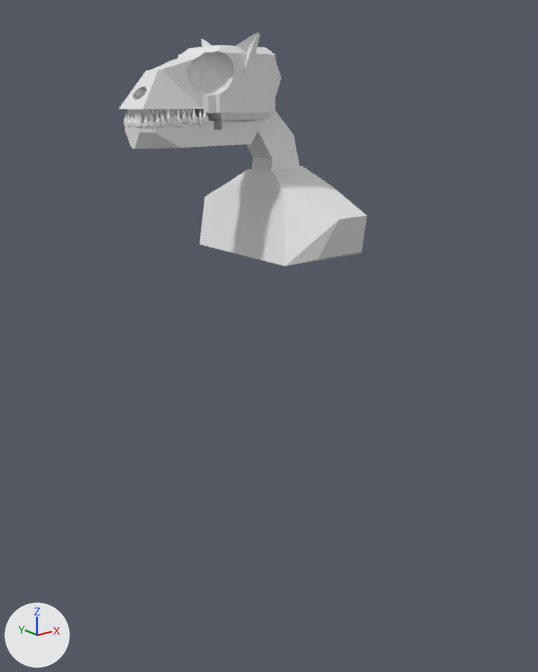
A saved change to the Blender file CatDeity.blend.
Both versions are drawn from a 50 mm camera at (-43.5, -61.2, 43.6) aimed at (-0.2, -7.1, 22.0). The axes (+X, +Y, +Z) are drawn at lower left. The lights are the same throughout. The first picture is the older version.

Objects in the first picture: 'Chest&Neck', 'Lower Skull', 'UpperSkull'.
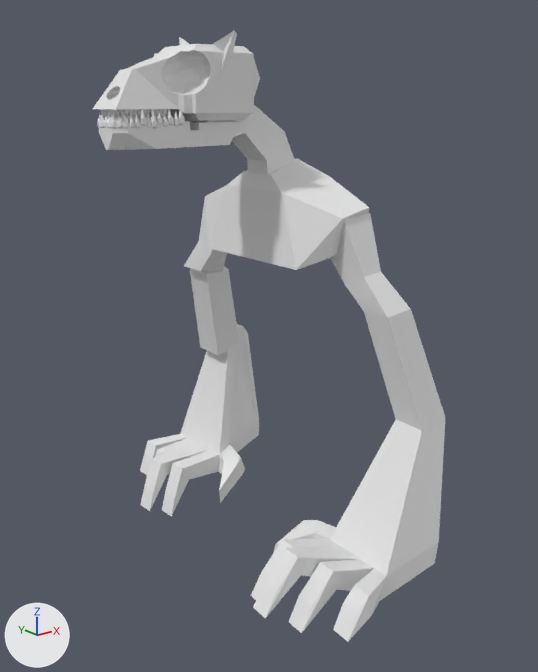
Where the change shows, as pixel boxes (x1, y1, x2, y2) in the pictures (538 x 672 px):
'Arm1(3)', added: after (251, 407, 445, 641)
'Chest&Neck', moved, turned: before (200, 111, 367, 266); after (185, 105, 369, 270)
'UpperSkull', moved: before (119, 32, 281, 121); after (93, 31, 260, 121)
'Arm2(3)', added: after (140, 324, 259, 517)
'Arm1(2)', added: after (364, 309, 445, 430)
'Lower Skull', moved: before (123, 107, 262, 149); after (97, 109, 241, 150)
'Arm1(1)', added: after (330, 213, 410, 318)
'Arm2(2)', added: after (190, 266, 239, 355)
'Arm2(1)', added: after (184, 196, 227, 271)

Diff of the bpy script that builds the scene:
```diff
--- a/CatDeity.blend.py
+++ b/CatDeity.blend.py
@@ me_cube_025 @@
+me_cube_025.from_pydata(...)  # 39 vertices, 33 faces; spans x -1.0..1.26, y -1.0..1.22, z -2.55..1.0
@@ me_cube_024 @@
+me_cube_024.from_pydata(...)  # 36 vertices, 26 faces; spans x -0.72..2.5, y -1.65..1.22, z -6.66..-1.89
@@ me_cube_023 @@
+me_cube_023.from_pydata(...)  # 92 vertices, 86 faces; spans x -10.55..2.5, y -7.13..0.06, z -11.61..-5.73
@@ ob_lower_skull @@
 ob_lower_skull = bpy.data.objects.new('Lower Skull', me_cube_001)
-ob_lower_skull.location = (-3.0, -4.6, 44.8)
+ob_lower_skull.location = (-5.4, -4.6, 44.8)
 ob_lower_skull.rotation_euler = (-0.00521, -0.00968, 0.00595)  # degrees (-0.3, -0.6, 0.3)
@@ ob_upperskull @@
 ob_upperskull = bpy.data.objects.new('UpperSkull', me_cube)
-ob_upperskull.location = (-2.7, -2.0, 47.8)
+ob_upperskull.location = (-5.1, -2.0, 47.8)
 ob_upperskull.rotation_euler = (-1.436, -0.148, -0.187)  # degrees (-82, -8.5, -11)
@@ ob_chest_neck @@
 ob_chest_neck = bpy.data.objects.new('Chest&Neck', me_cube_004)
-ob_chest_neck.location = (3.0, -4.5, 33.0)
+ob_chest_neck.location = (3.5, -4.3, 33.3)
+ob_chest_neck.rotation_euler = (0.0018, -0.202, 0.0201)  # degrees (0.1, -12, 1.2)
 ob_chest_neck.scale = (4.81, 6.84, 3.18)
@@ ob_arm2_1 @@
+ob_arm2_1 = bpy.data.objects.new('Arm2(1)', me_cube_025)
+ob_arm2_1.location = (2.7, 5.0, 30.8)
+ob_arm2_1.rotation_euler = (0.424, 0.0942, 0.000413)  # degrees (24, 5.4, 0)
+ob_arm2_1.scale = (1.63, 2.01, 2.61)
@@ ob_arm2_2 @@
+ob_arm2_2 = bpy.data.objects.new('Arm2(2)', me_cube_024)
+ob_arm2_2.location = (2.5, 4.9, 30.3)
+ob_arm2_2.rotation_euler = (0.457, -0.0941, 0.0)  # degrees (26, -5.4, 0)
+ob_arm2_2.scale = (1.63, 2.01, 2.61)
@@ ob_arm2_3 @@
+ob_arm2_3 = bpy.data.objects.new('Arm2(3)', me_cube_023)
+ob_arm2_3.location = (-0.5, 4.7, 29.7)
+ob_arm2_3.rotation_euler = (0.457, -0.387, 0.00992)  # degrees (26, -22, 0.6)
+ob_arm2_3.scale = (1.63, 2.01, 2.61)
@@ ob_arm1_1 @@
+ob_arm1_1 = bpy.data.objects.new('Arm1(1)', me_cube_025.copy())
+ob_arm1_1.location = (4.1, -13.9, 30.8)
+ob_arm1_1.rotation_euler = (0.457, 3.048, 0.0)  # degrees (26, 175, 0)
+ob_arm1_1.scale = (-1.63, -2.01, -2.61)
@@ ob_arm1_2 @@
+ob_arm1_2 = bpy.data.objects.new('Arm1(2)', me_cube_024.copy())
+ob_arm1_2.location = (4.1, -13.9, 30.8)
+ob_arm1_2.rotation_euler = (0.457, 3.048, 0.0)  # degrees (26, 175, 0)
+ob_arm1_2.scale = (-1.63, -2.01, -2.61)
@@ ob_arm1_3 @@
+ob_arm1_3 = bpy.data.objects.new('Arm1(3)', me_cube_023.copy())
+ob_arm1_3.location = (4.1, -13.9, 30.8)
+ob_arm1_3.rotation_euler = (0.457, 3.048, 0.0)  # degrees (26, 175, 0)
+ob_arm1_3.scale = (-1.63, -2.01, -2.61)
```
